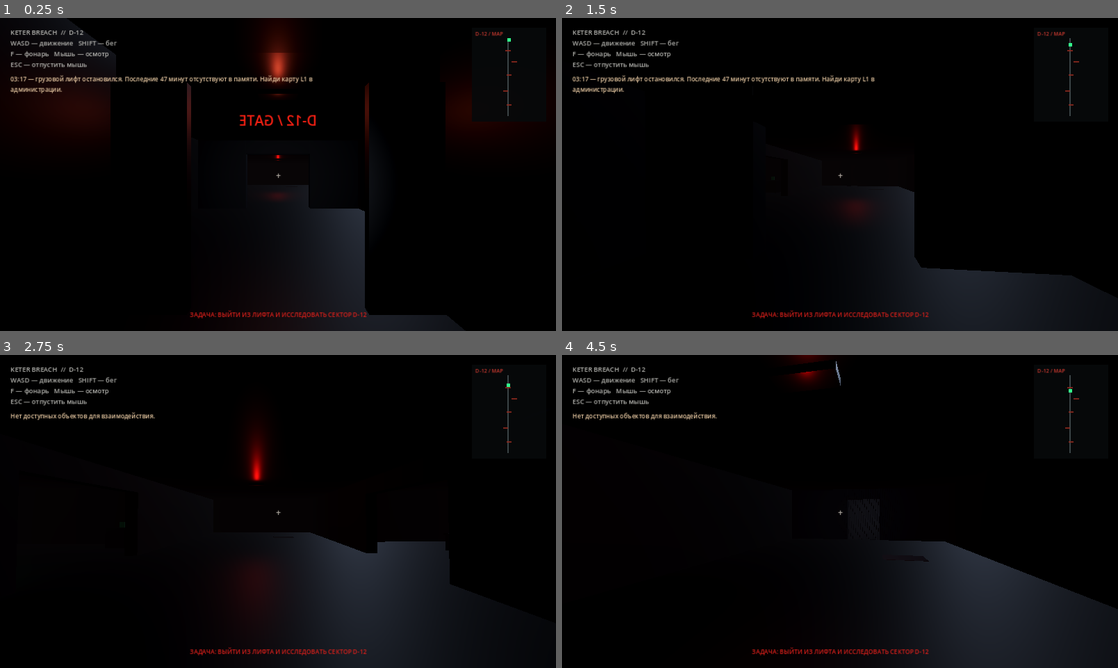
Above: before the commit, frames 1-4 (two rows, left to right).
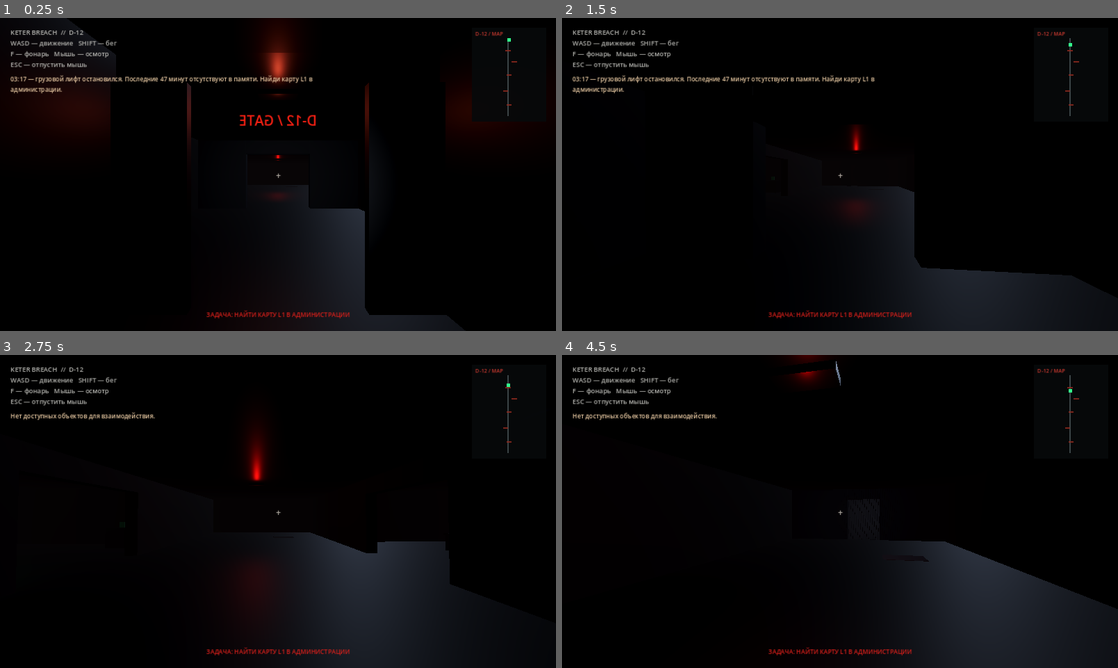
Above: after the commit, the same moments.

Repository: Keter-Breach/keter-breach.ru
Game: Godot game, scene res://scenes/main.tscn
The game is run twice, just before and just after one commit, with the same random seed, the same clock (stepped at 60 frames per second) and the same inputs.
Inputs (mouse positions are in pixels of both pictures, inside the frame that each line leads up to):
- Up to frame 1 (0.25 s): no input
- Up to frame 2 (1.5 s): tap Enter at 0.5 s; move the mouse to (867, 174) at 0.52 s; hold Shift (sprint) 0.53-1.28 s; hold W (move_forward) from 0.53 s (still down); move the mouse to (812, 174) at 1.27 s; tap F (toggle_flashlight) at 1.35 s
- Up to frame 3 (2.75 s): keep holding W (move_forward); move the mouse to (289, 505) at 2.02 s; tap E at 2.1 s
- Up to frame 4 (4.5 s): keep holding W (move_forward); move the mouse to (834, 517) at 2.77 s; tap Shift (sprint) at 2.85 s; move the mouse to (878, 514) at 3.52 s; tap F (toggle_flashlight) at 3.6 s; move the mouse to (795, 508) at 4.27 s; tap E at 4.35 s

The runs differ from the first frame. In frame 1, 0.3% of the frame differs, in the area x 34-66%, y 93-96%; in frame 2, 0.4%; in frame 3, 0.3%; in frame 4, 0.4%.

Commit message:
Add progression-aware objectives and require story evidence for evacuation

Diff:
--- a/godot-prototype/scripts/main.gd
+++ b/godot-prototype/scripts/main.gd
@@ -8,6 +8,7 @@
 var facility_ref: Node3D
 var interaction_hint: Label
 var status_label: Label
+var objective_label: Label
 var has_l1: bool = false
 var has_l2: bool = false
 var archive_read: bool = false
@@ -126,6 +127,8 @@
 		"exit_door":
 			if not has_l2:
 				_show_status("ЭВАКУАЦИЯ ЗАБЛОКИРОВАНА: отсутствует карта L2.")
+			elif not archive_read:
+				_show_status("ПРОТОКОЛ «ЗЕРКАЛО»: сначала изучи журнал смены в архиве.")
 			elif not reactor_disabled:
 				_show_status("ПРОТОКОЛ «ЗЕРКАЛО»: сначала отключи аварийный генератор в мастерской.")
 			elif not comms_restored:
@@ -162,6 +165,23 @@
 func _show_status(message: String) -> void:
 	if status_label:
 		status_label.text = message
+	_refresh_objective()
+
+func _refresh_objective() -> void:
+	if objective_label == null:
+		return
+	if not has_l1:
+		objective_label.text = "ЗАДАЧА: НАЙТИ КАРТУ L1 В АДМИНИСТРАЦИИ"
+	elif not archive_read:
+		objective_label.text = "ЗАДАЧА: ПРОЙТИ ШЛЮЗ L1 И ПРОЧИТАТЬ ЖУРНАЛ В АРХИВЕ"
+	elif not has_l2:
+		objective_label.text = "ЗАДАЧА: НАЙТИ КАРТУ L2 В УЗЛЕ ДАННЫХ"
+	elif not reactor_disabled:
+		objective_label.text = "ЗАДАЧА: ОТКЛЮЧИТЬ АВАРИЙНЫЙ ГЕНЕРАТОР В МАСТЕРСКОЙ"
+	elif not comms_restored:
+		objective_label.text = "ЗАДАЧА: ВОССТАНОВИТЬ СВЯЗЬ НА КАНАЛЕ 7"
+	else:
+		objective_label.text = "ЗАДАЧА: ОТКРЫТЬ ЭВАКУАЦИОННЫЙ ШЛЮЗ"
 
 func _build_environment() -> void:
 	var world := WorldEnvironment.new()
@@ -265,20 +285,20 @@
 	info.add_theme_font_size_override("font_size", 15)
 	info.add_theme_color_override("font_color", Color(0.78, 0.78, 0.76, 0.9))
 	layer.add_child(info)
-	var objective := Label.new()
-	objective.text = "ЗАДАЧА: ВЫЙТИ ИЗ ЛИФТА И ИССЛЕДОВАТЬ СЕКТОР D-12"
-	objective.anchor_left = 0.5
-	objective.anchor_right = 0.5
-	objective.anchor_top = 1.0
-	objective.anchor_bottom = 1.0
-	objective.offset_left = -230
-	objective.offset_right = 230
-	objective.offset_top = -48
-	objective.offset_bottom = -20
-	objective.horizontal_alignment = HORIZONTAL_ALIGNMENT_CENTER
-	objective.add_theme_font_size_override("font_size", 14)
-	objective.add_theme_color_override("font_color", Color(0.85, 0.12, 0.1))
-	layer.add_child(objective)
+	objective_label = Label.new()
+	objective_label.name = "Objective"
+	objective_label.anchor_left = 0.5
+	objective_label.anchor_right = 0.5
+	objective_label.anchor_top = 1.0
+	objective_label.anchor_bottom = 1.0
+	objective_label.offset_left = -300
+	objective_label.offset_right = 300
+	objective_label.offset_top = -48
+	objective_label.offset_bottom = -20
+	objective_label.horizontal_alignment = HORIZONTAL_ALIGNMENT_CENTER
+	objective_label.add_theme_font_size_override("font_size", 14)
+	objective_label.add_theme_color_override("font_color", Color(0.85, 0.12, 0.1))
+	layer.add_child(objective_label)
 	map_panel = ColorRect.new()
 	map_panel.name = "FacilityMinimap"
 	map_panel.color = Color(0.025, 0.035, 0.04, 0.92)
